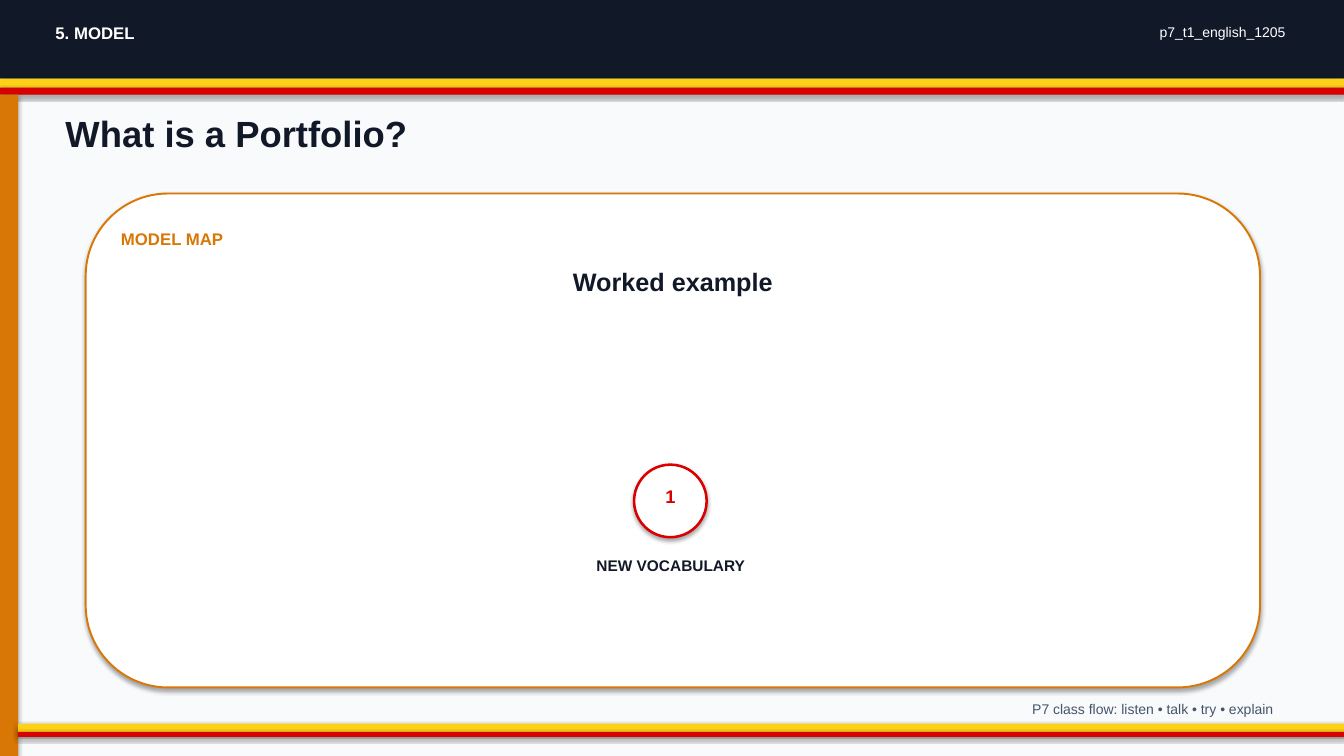
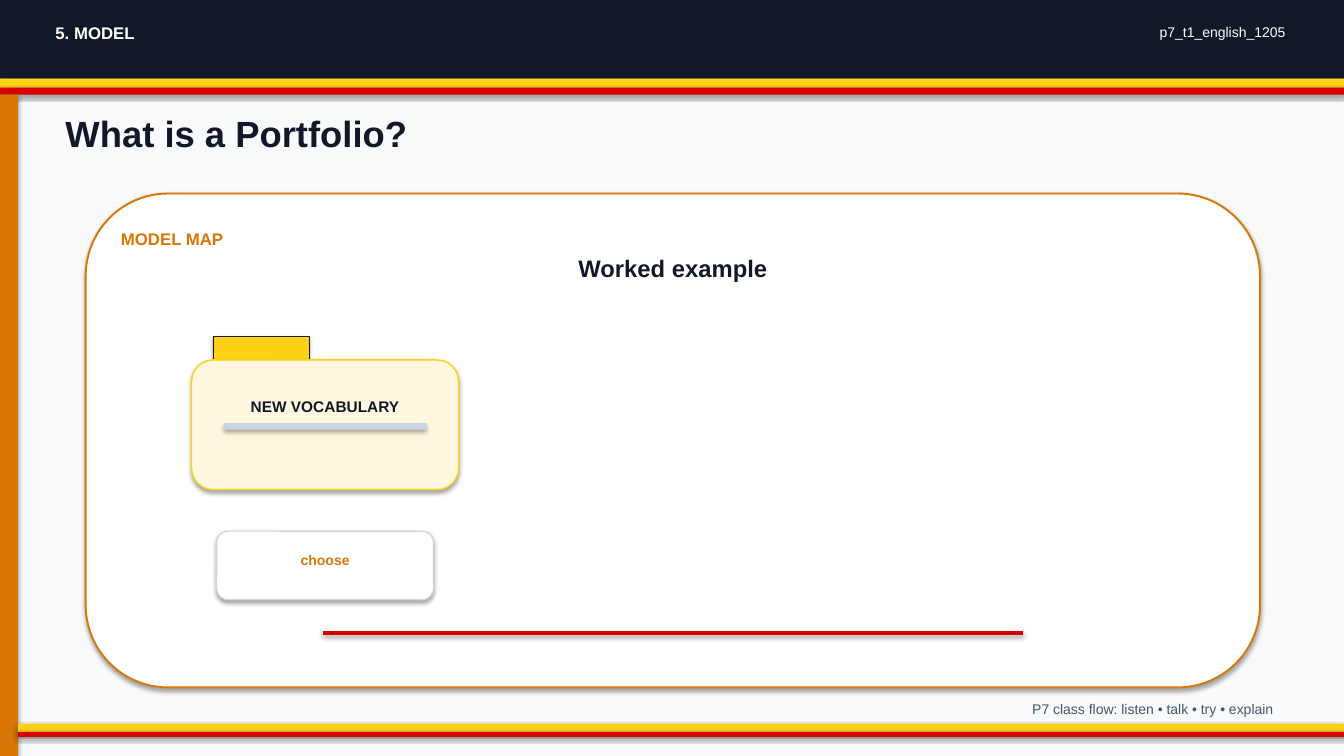
Before and after one commit to yousunjung84-edu/uganda-p7-mvp-20260629, a slide deck: slide 5 of uganda-p7-mvp/p7_t1_english_1205/p7_t1_english_1205.pptx. Drawn at 1344x756 pixels with LibreOffice and Linux fonts; fonts in the diff are those of the drawing. Boxes give left, top, right and bottom in pixels: in the first picture for what was removed or moved away, otherwise in the second. Text is boxed around its words. In the diff, an @@ line names an element or a change of style, - is before the commit and + after.

```diff
--- a/uganda-p7-mvp/p7_t1_english_1205/p7_t1_english_1205.pptx
+++ b/uganda-p7-mvp/p7_t1_english_1205/p7_t1_english_1205.pptx
@@ text "Worked example": place and size @@
-text "Worked example" at <box>573,272,773,297</box>
+text "Worked example" at <box>578,259,767,282</box>
@@ text "Worked example" at <box>578,259,767,282</box>: size 18 to 17 pt @@
@@ rectangle added at <box>213,337,309,373</box>, fill #FCD116, outline #111827 0.5 pt @@
@@ rounded rectangle added at <box>192,360,459,490</box>, fill #FFF7E0, outline #FCD116 1 pt @@
@@ text "NEW VOCABULARY": place and size @@
-text "NEW VOCABULARY" at <box>596,560,745,571</box>
+text "NEW VOCABULARY" at <box>251,401,399,412</box>
@@ rectangle added at <box>224,423,426,431</box>, fill #CBD5E1 @@
@@ ellipse removed at <box>634,465,707,537</box> @@
@@ text removed at <box>665,490,675,503</box> @@
-1
@@ rounded rectangle added at <box>217,531,434,600</box>, fill #FFFFFF, outline #CBD5E1 0.8 pt @@
@@ text added at <box>301,555,350,565</box>, 10 pt, text #D97706, bold @@
+choose
@@ line added from (323, 633) to (1023, 633), #D90000 2.2 pt @@
```
Also in this commit, not shown: 3 other slides changed, 24 other files.
